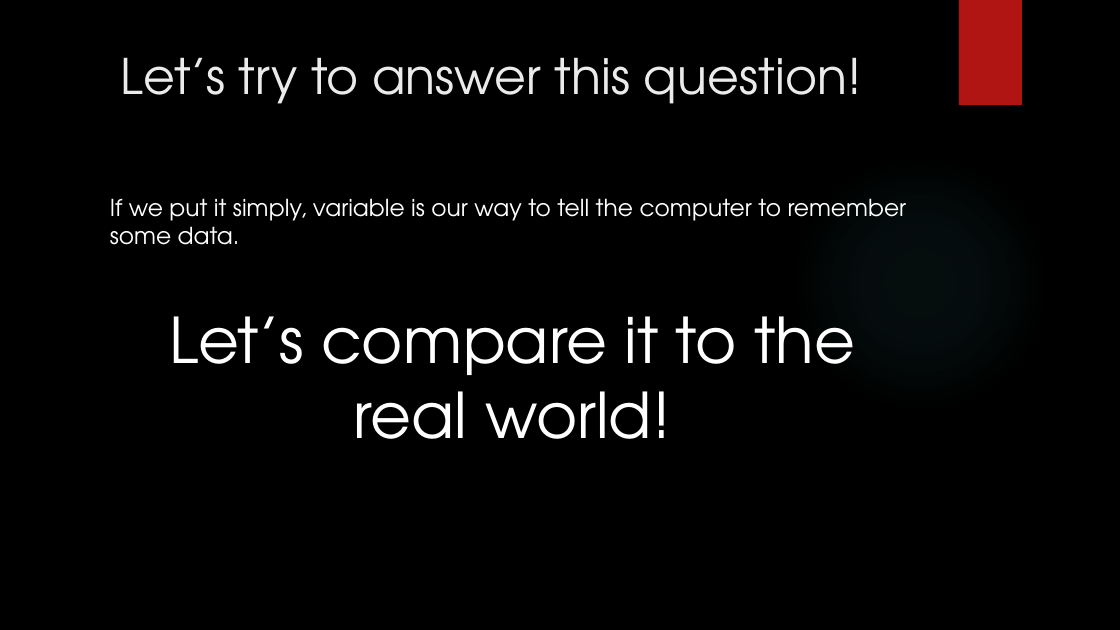
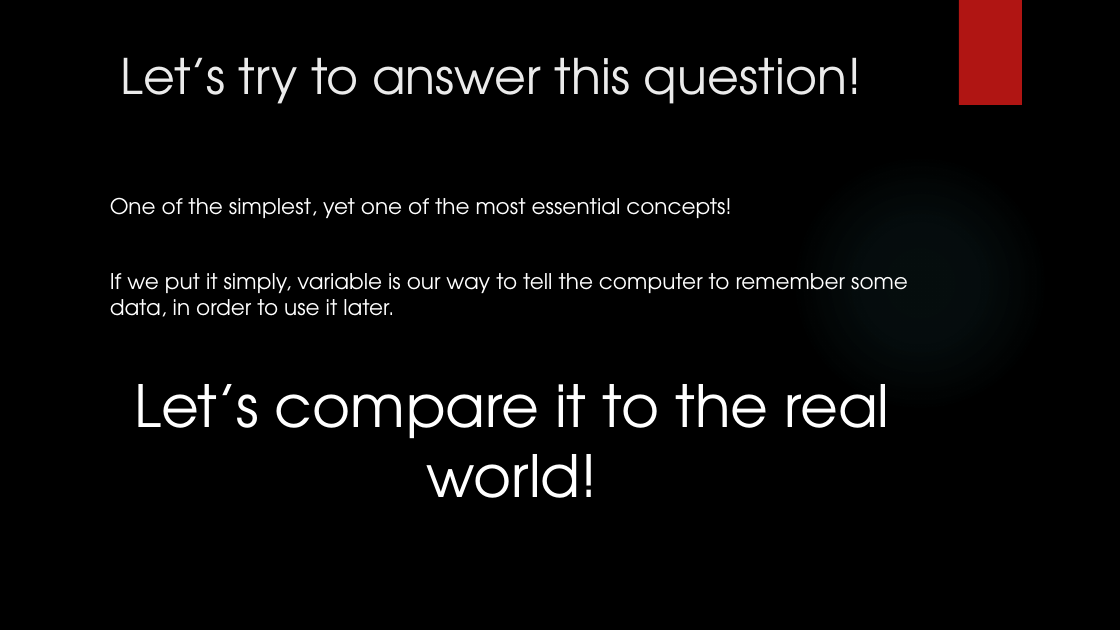
Before and after one commit to D-Voronkov-Official/Learning-Python, a slide deck: slide 7 of Presentations/Variables.pptx (slide 3 before the commit). Drawn at 1120x630 pixels with LibreOffice and Linux fonts; fonts in the diff are those of the drawing; background and template pictures are left out. Boxes give left, top, right and bottom in pixels: in the first picture for what was removed or moved away, otherwise in the second. Text is boxed around its words. In the diff, an @@ line names an element or a change of style, - is before the commit and + after.

```diff
--- a/Presentations/Variables.pptx
+++ b/Presentations/Variables.pptx
@@ text at <box>110,197,908,317</box>: text changed; size 20 to 18.5 pt @@
-If we put it simply, variable is our way to tell the computer to remember some data.
+One of the simplest, yet one of the most essential concepts!
+If we put it simply, variable is our way to tell the computer to remember some data, in order to use it later.
@@ text at <box>135,384,889,439</box>: size 54 to 50 pt in "Let’s compare it to the real world!" @@
```
Also in this commit, not shown: 1 other slide changed, 7 slides added.
